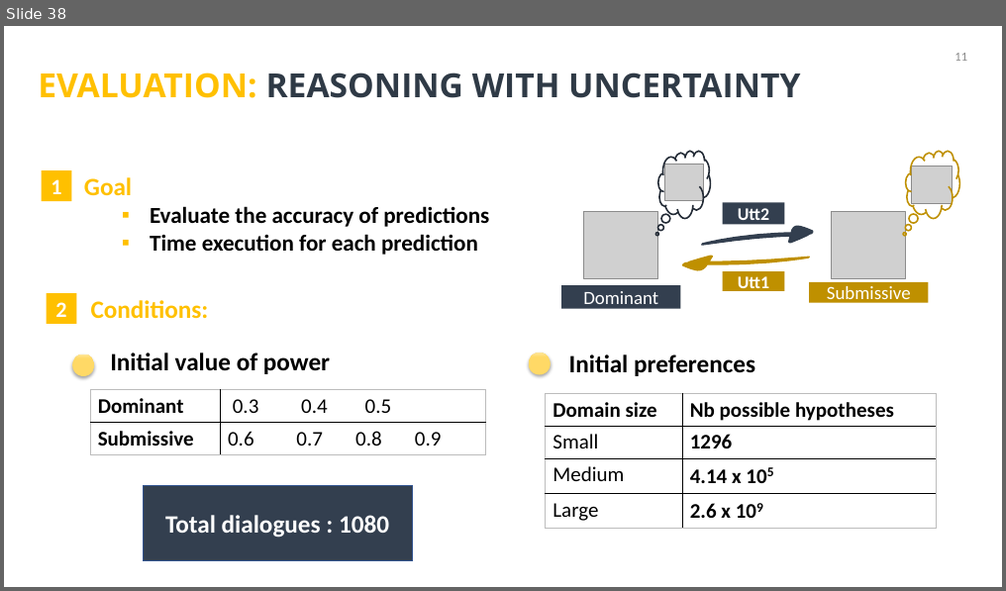
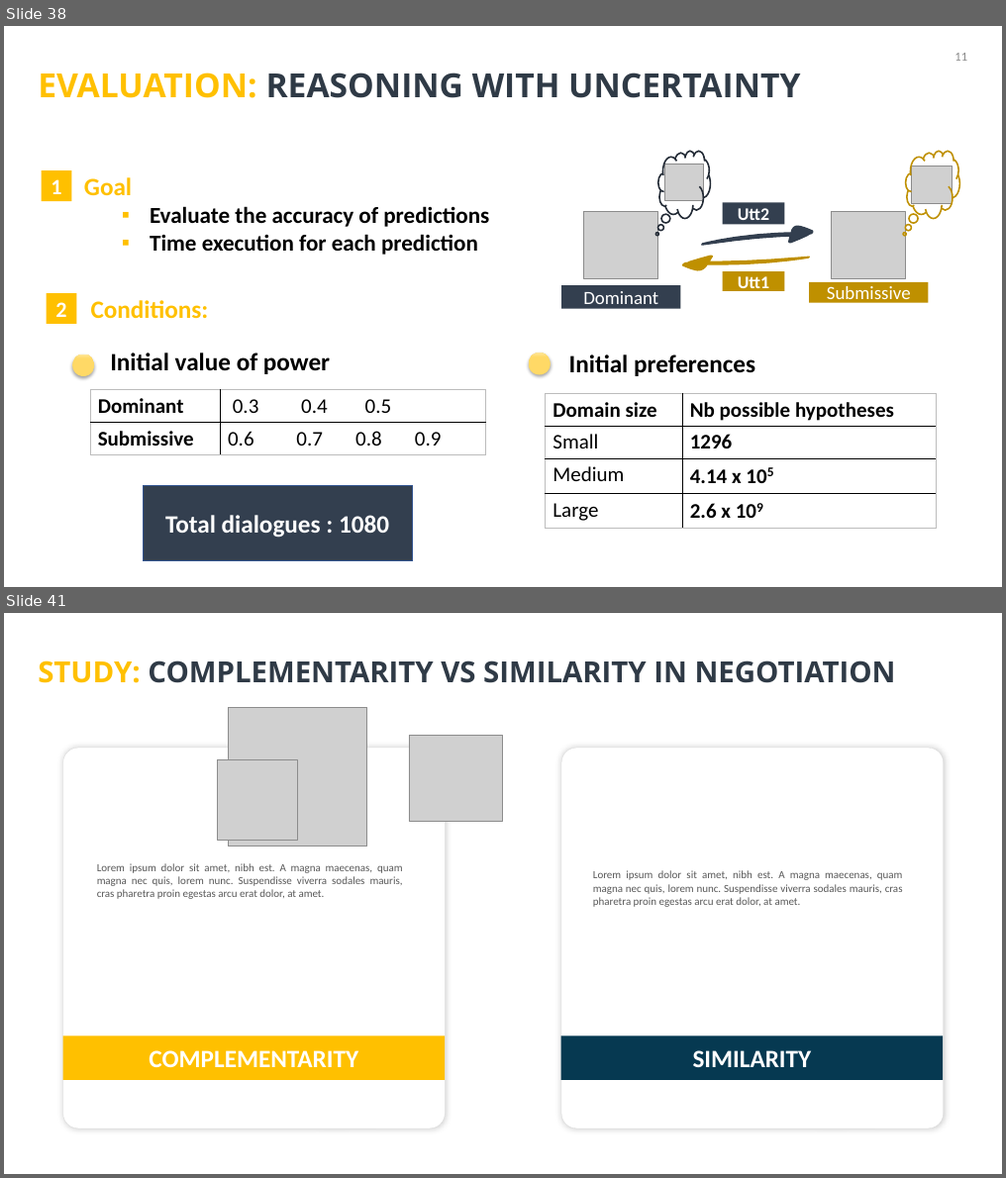
Before and after one commit to Olydia/Discolog, a slide deck: thesis_v2/presentation/thses.pptx. Shown one above the other, each under a label of ours: slide 38 before the commit, slides 38 and 41 after it; the slides between them are not shown. The pictures are 1006x591 and 1006x1178 pixels, drawn with LibreOffice and Linux fonts; fonts in the diff are those of the drawing; grey boxes stand for pictures. Boxes give left, top, right and bottom in pixels: in the first picture for what was removed or moved away, otherwise in the second. Text is boxed around its words. In the diff, an @@ line names an element or a change of style, - is before the commit and + after.

```diff
--- a/thesis_v2/presentation/thses.pptx
+++ b/thesis_v2/presentation/thses.pptx
@@ slide 41 added at [4, 613, 1002, 1174], background #FFFFFF @@
@@ title added at [38, 661, 896, 683], 28 pt, text #2F3A46, bold @@
+STUDY: COMPLEMENTARITY VS SIMILARITY IN NEGOTIATION
@@ picture added at [228, 707, 367, 847] @@
@@ rounded rectangle added at [63, 748, 445, 1129], fill #FFFFFF, outline #D9D9D9 0.25 pt @@
@@ picture added at [218, 760, 297, 840] @@
@@ picture added at [409, 735, 503, 822] @@
@@ rounded rectangle added at [561, 748, 944, 1129], fill #FFFFFF, outline #D9D9D9 0.25 pt @@
@@ text added at [97, 863, 403, 899], 10.5 pt, text #595959 @@
+Lorem ipsum dolor sit amet, nibh est. A magna maecenas, quam magna nec quis, lorem nunc. Suspendisse viverra sodales mauris, cras pharetra proin egestas arcu erat dolor, at amet.
@@ text added at [593, 870, 903, 907], 10.5 pt, text #595959 @@
+Lorem ipsum dolor sit amet, nibh est. A magna maecenas, quam magna nec quis, lorem nunc. Suspendisse viverra sodales mauris, cras pharetra proin egestas arcu erat dolor, at amet.
@@ rectangle added at [63, 1036, 445, 1080], fill #FFC000, 24 pt, text #FFFFFF, bold @@
+COMPLEMENTARITY
@@ rectangle added at [561, 1036, 943, 1080], fill #063951, 24 pt, text #FFFFFF, bold @@
+SIMILARITY
```
Also in this commit, not shown: 2 slides changed, 3 other slides added, 1 slide removed.
